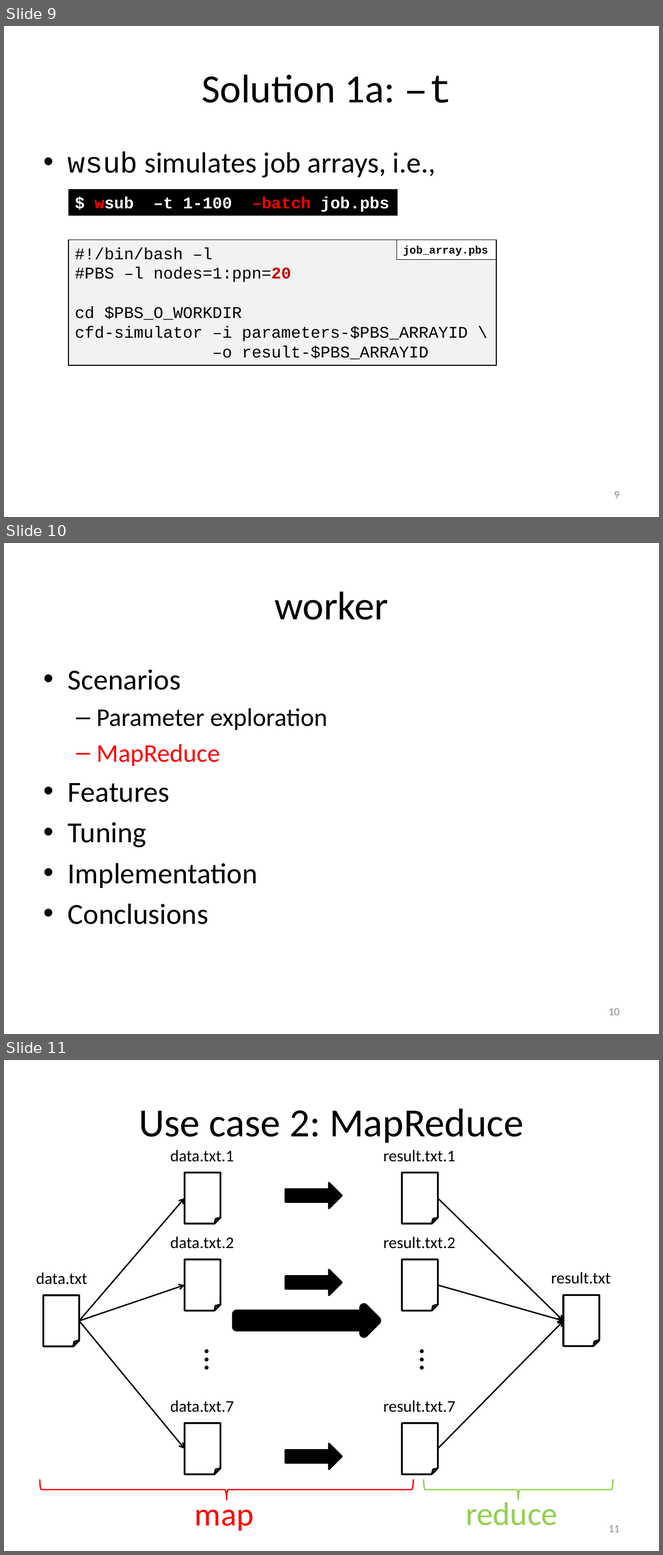
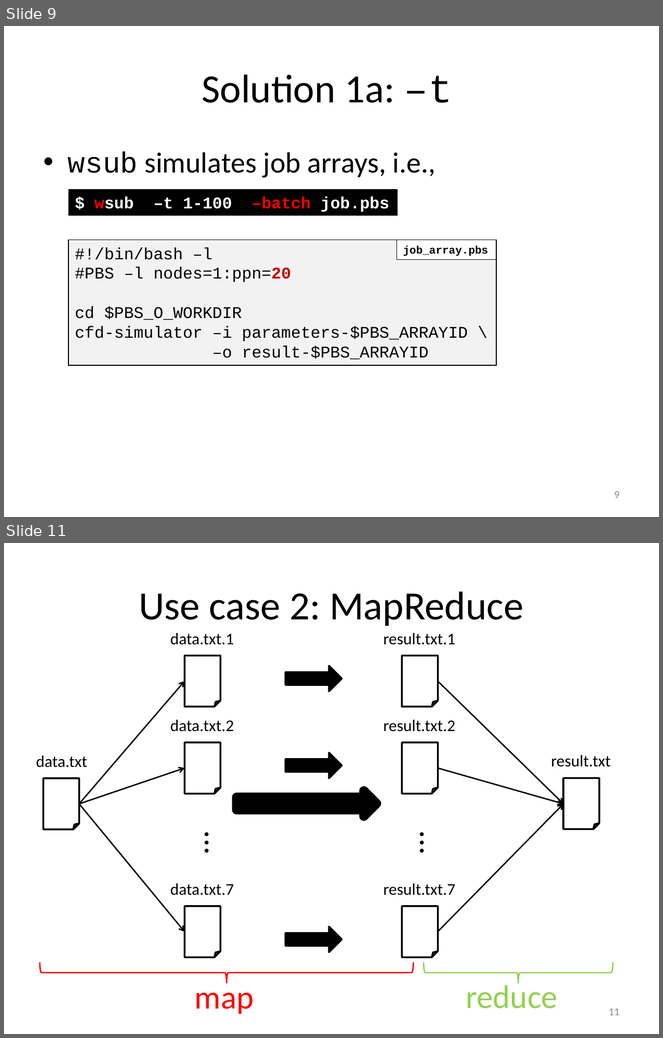
Before and after one commit to gjbex/worker, a slide deck: doc/worker.pptx. Shown one above the other, each under a label of ours: slides 9, 10 and 11 before the commit, slides 9 and 11 after it; the slides between them are not shown. The pictures are 663x1555 and 663x1038 pixels, drawn with LibreOffice and Linux fonts; fonts in the diff are those of the drawing. Boxes give left, top, right and bottom in pixels: in the first picture for what was removed or moved away, otherwise in the second. Text is boxed around its words. In the diff, an @@ line names an element or a change of style, - is before the commit and + after.

Commit message:
Change style of section title slides

```diff
--- a/doc/worker.pptx
+++ b/doc/worker.pptx
@@ slide 10 removed at (4,543,659,1034), background #FFFFFF @@
@@ title removed at (274,591,388,620) @@
-worker
@@ text removed at (68,669,327,925) @@
-• Scenarios
-  – Parameter exploration
-  – MapReduce
-• Features
-• Tuning
-• Implementation
-• Conclusions
@@ page number removed at (609,1008,620,1016) @@
-10
```
Also in this commit, not shown: 6 slides added, 5 other slides removed.
